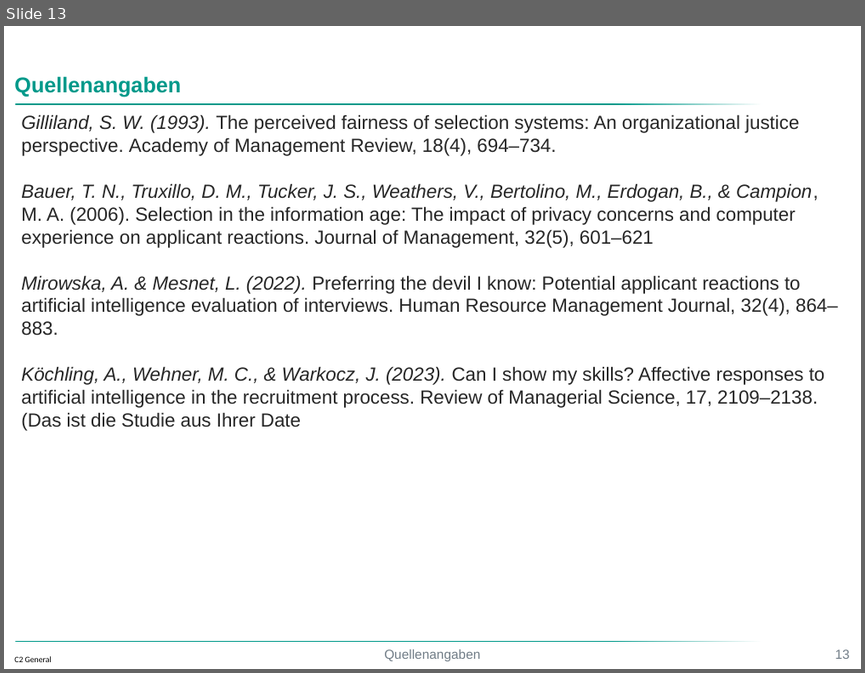
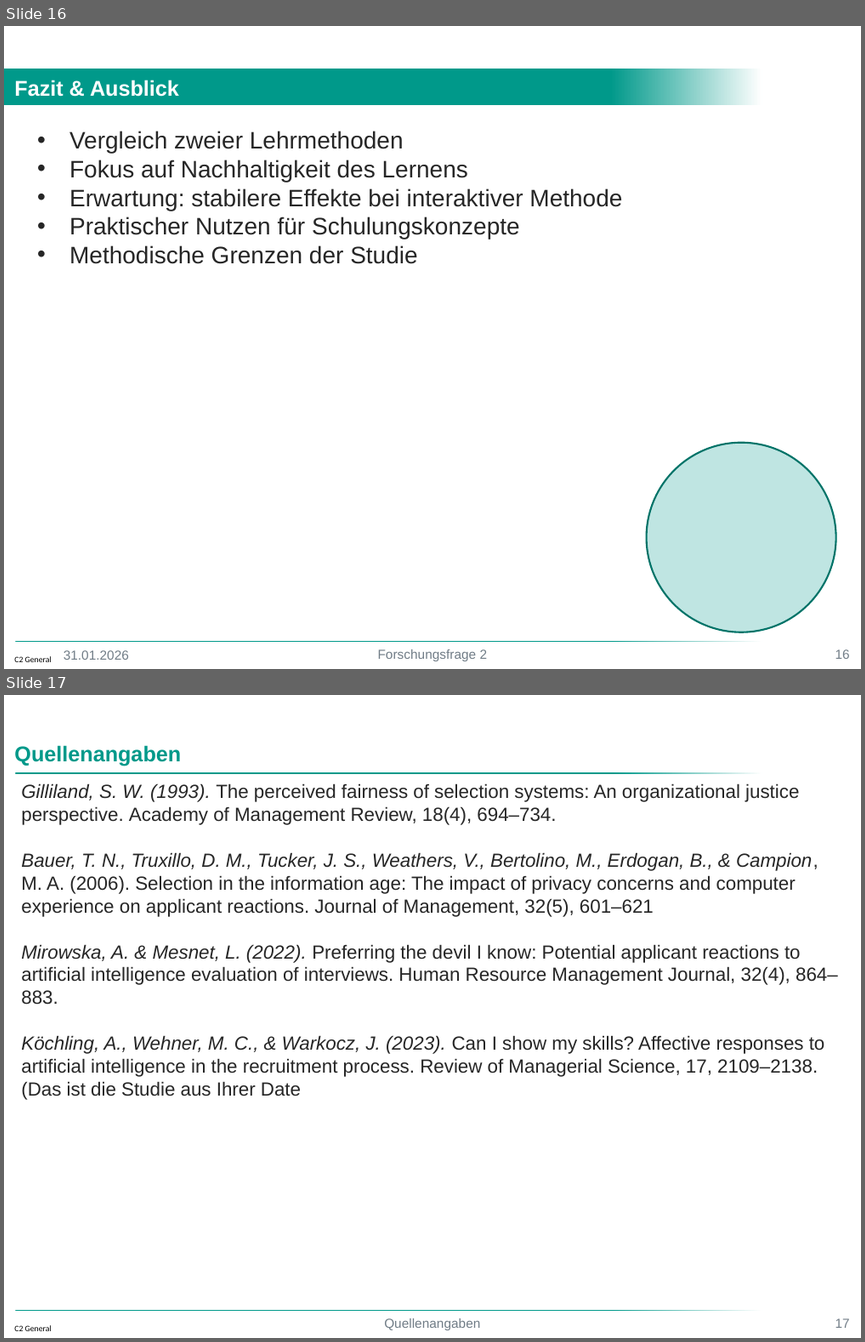
Before and after one commit to davinci05/ForschungsmethodenPPPUni, a slide deck: Forschungsmethoden.pptx. Shown one above the other, each under a label of ours: slide 13 before the commit, slides 16 and 17 after it. The pictures are 865x673 and 865x1342 pixels, drawn with LibreOffice and Linux fonts; fonts in the diff are those of the drawing; background and template pictures are left out. Boxes give left, top, right and bottom in pixels: in the first picture for what was removed or moved away, otherwise in the second. Text is boxed around its words. In the diff, an @@ line names an element or a change of style, - is before the commit and + after.

```diff
--- a/Forschungsmethoden.pptx
+++ b/Forschungsmethoden.pptx
@@ slide 16 added at [4,26,861,669], background #FFFFFF; not listed: 3 template elements that a slide beside it also shows @@
@@ rectangle added at [4,68,762,105], fill gradient #00998A to #FFFFFF @@
@@ text added at [14,80,179,97], 18 pt, text #FFFFFF, bold @@
+Fazit & Ausblick
@@ text added at [69,131,622,264], 20 pt, text #262626 @@
+• Vergleich zweier Lehrmethoden
+• Fokus auf Nachhaltigkeit des Lernens
+• Erwartung: stabilere Effekte bei interaktiver Methode
+• Praktischer Nutzen für Schulungskonzepte
+• Methodische Grenzen der Studie
@@ ellipse added at [647,442,836,632], fill #BFE5E2, outline #007368 1.5 pt @@
@@ text added at [64,650,129,659], 11 pt, text #717D87 @@
+31.01.2026
@@ text added at [378,649,488,661], 11 pt, text #717D87 @@
+Forschungsfrage 2
@@ page number added at [835,649,850,658], 11 pt, text #717D87 @@
+16
@@ what was slide 13 is now slide 17 @@
@@ page number at [835,1318,850,1327]: text changed @@
-13
+17
```
Also in this commit, not shown: 13 slides changed, 2 other slides added, 1 other file.
